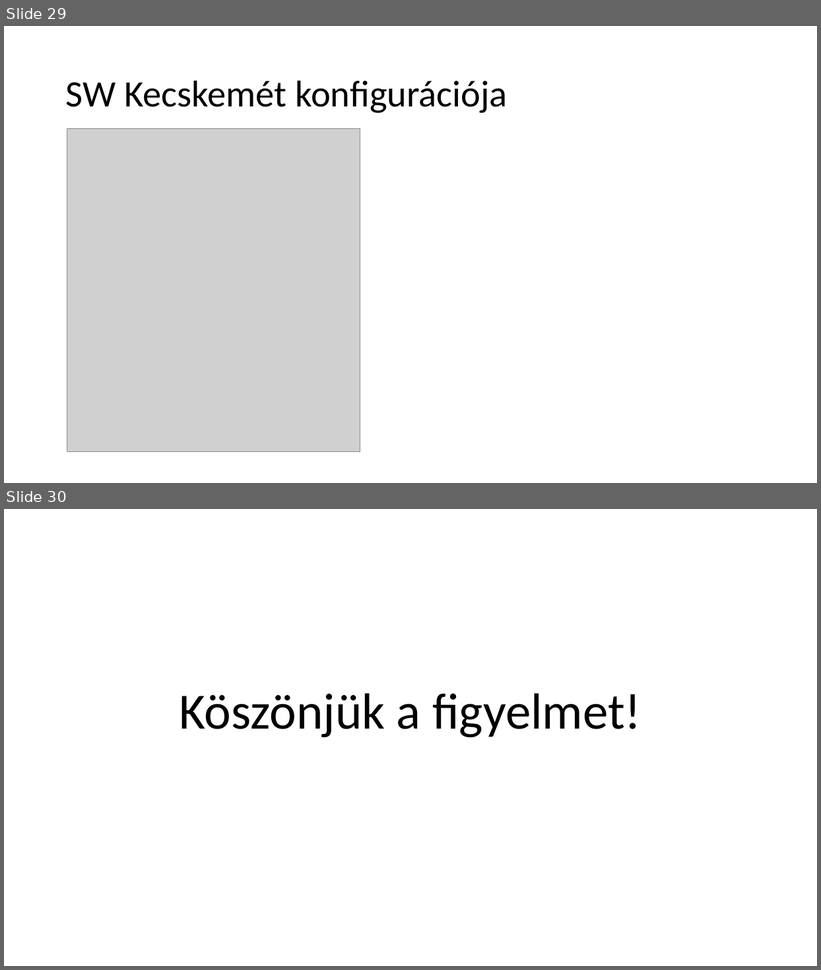
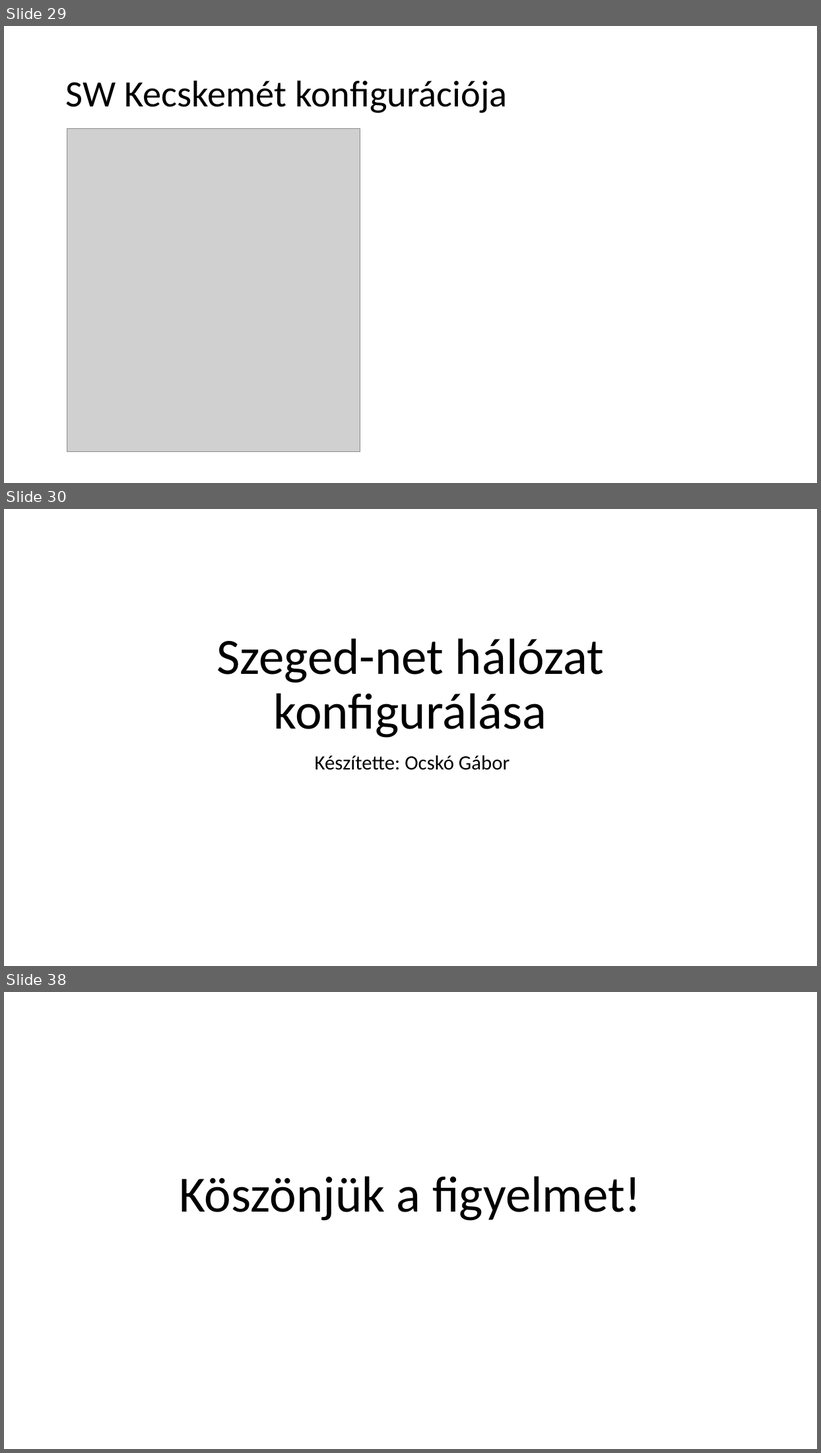
Before and after one commit to I-Izumi/School-project-network, a slide deck: Prezentációk/School_projects_ppt.pptx. Shown one above the other, each under a label of ours: slides 29 and 30 before the commit, slides 29, 30 and 38 after it; the slides between them are not shown. The pictures are 821x970 and 821x1453 pixels, drawn with LibreOffice and Linux fonts; fonts in the diff are those of the drawing; grey boxes stand for pictures. Boxes give left, top, right and bottom in pixels: in the first picture for what was removed or moved away, otherwise in the second. Text is boxed around its words. In the diff, an @@ line names an element or a change of style, - is before the commit and + after.

```diff
--- a/Prezentációk/School_projects_ppt.pptx
+++ b/Prezentációk/School_projects_ppt.pptx
@@ slide 30 added at (x1=4, y1=509, x2=817, y2=966), background #FFFFFF @@
@@ title added at (x1=217, y1=638, x2=605, y2=738), 60 pt, text #000000 @@
+Szeged-net hálózat konfigurálása
@@ subtitle added at (x1=315, y1=755, x2=510, y2=770), 24 pt, text #000000 @@
+Készítette: Ocskó Gábor
@@ what was slide 30 is now slide 38 @@
```
Also in this commit, not shown: 7 other slides added, 1 other file.
